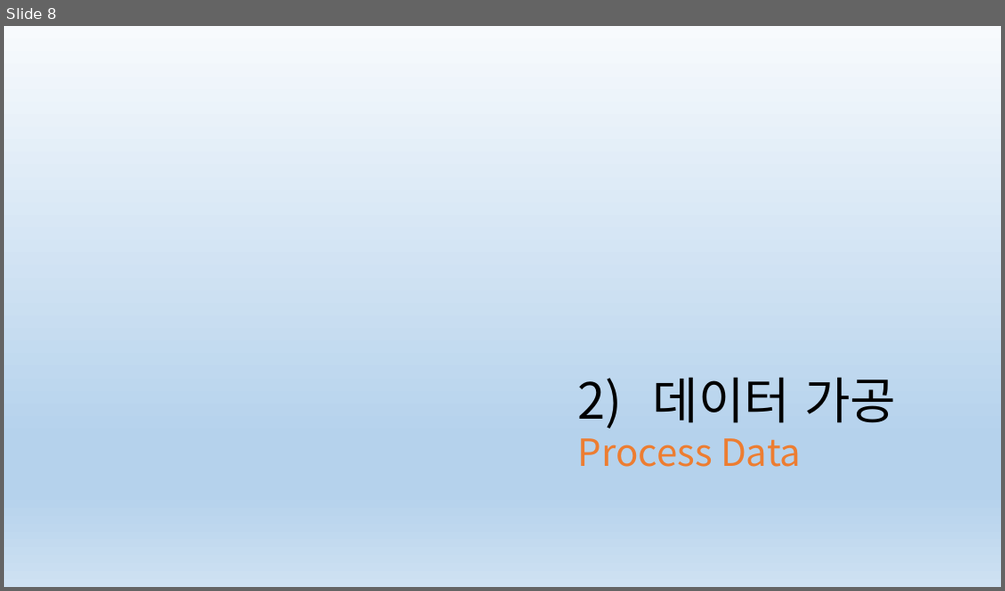
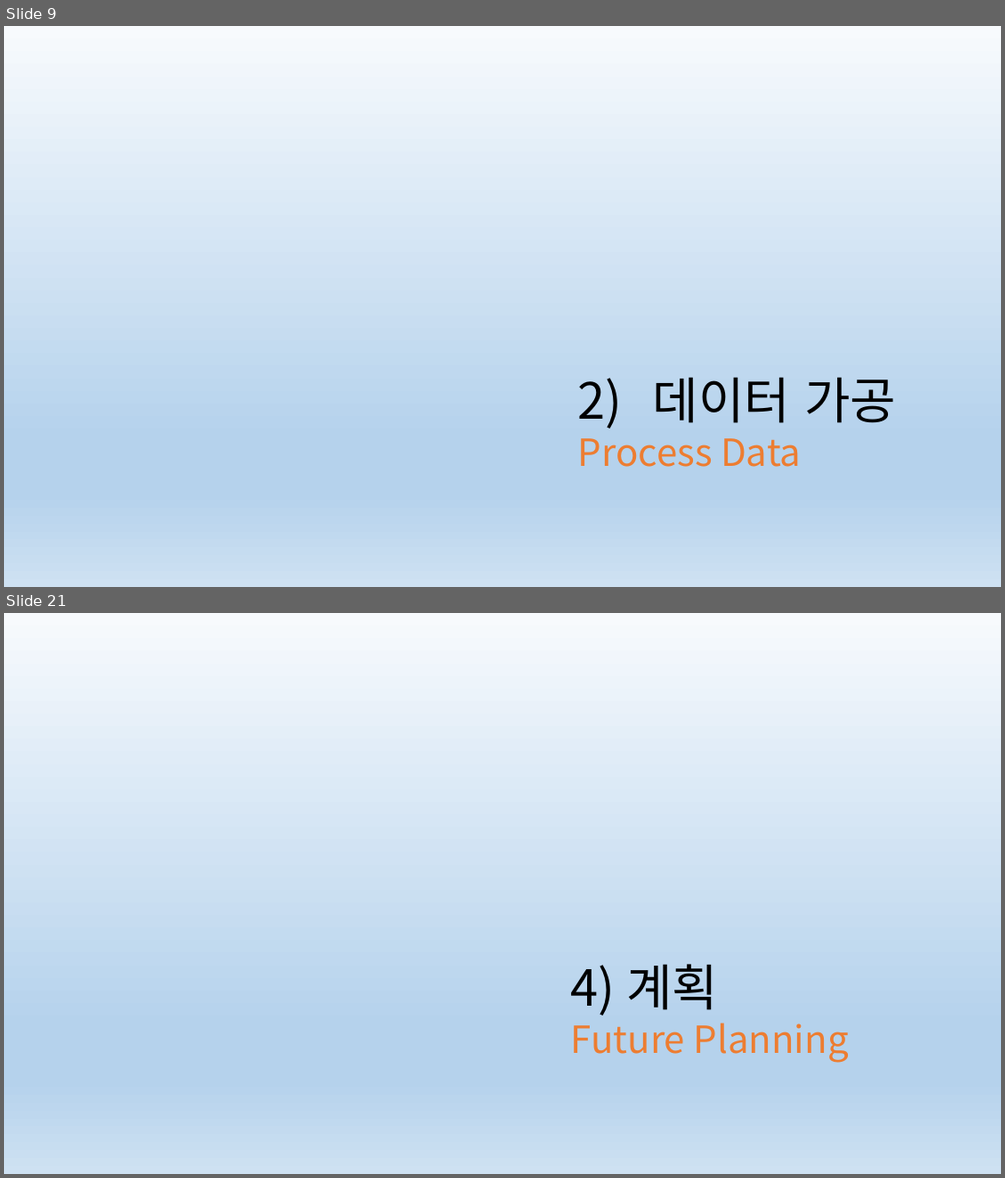
Before and after one commit to csjungminlim/MatrixCompletion, a slide deck: 넷플릭스.pptx. Shown one above the other, each under a label of ours: slide 8 before the commit, slides 9 and 21 after it; the slides between them are not shown. The pictures are 1005x591 and 1005x1178 pixels, drawn with LibreOffice and Linux fonts; fonts in the diff are those of the drawing. Boxes give left, top, right and bottom in pixels: in the first picture for what was removed or moved away, otherwise in the second. Text is boxed around its words. In the diff, an @@ line names an element or a change of style, - is before the commit and + after.

```diff
--- a/넷플릭스.pptx
+++ b/넷플릭스.pptx
@@ slide 21 added at [4,613,1001,1174], background gradient #F7FAFD to #B5D2EC to #CEE1F2 @@
@@ text added at [571,964,849,1062], 36 pt, text #ED7D31 @@
+4) 계획
+Future Planning
@@ what was slide 8 is now slide 9 @@
```
Also in this commit, not shown: 1 slide changed, 12 other slides added.
